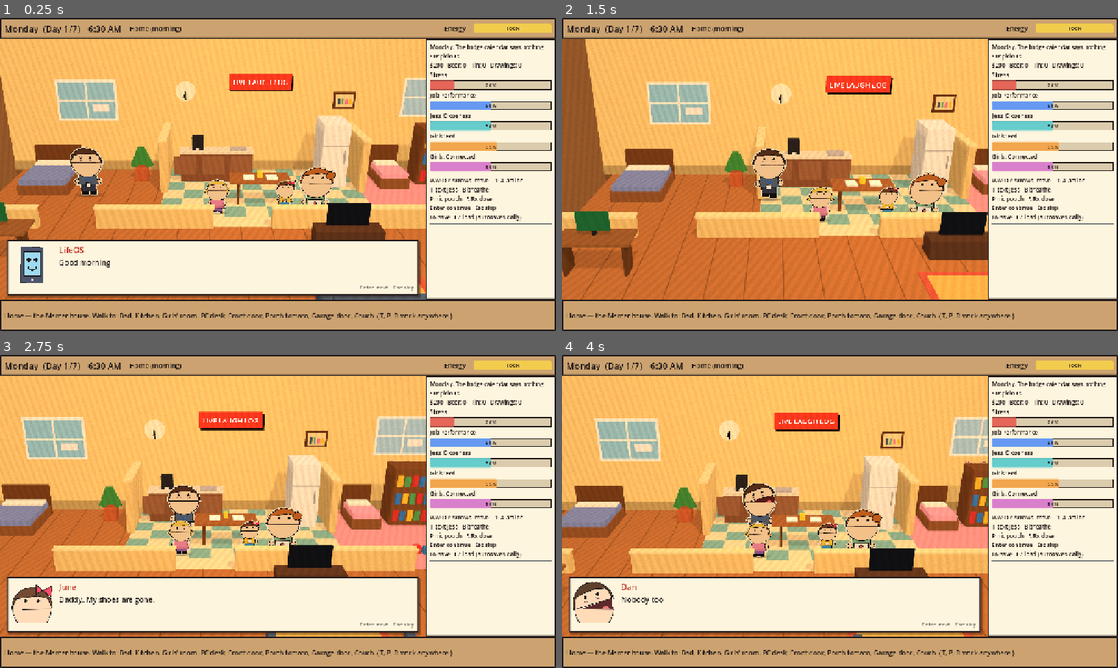
Above: before the commit, frames 1-4 (two rows, left to right).
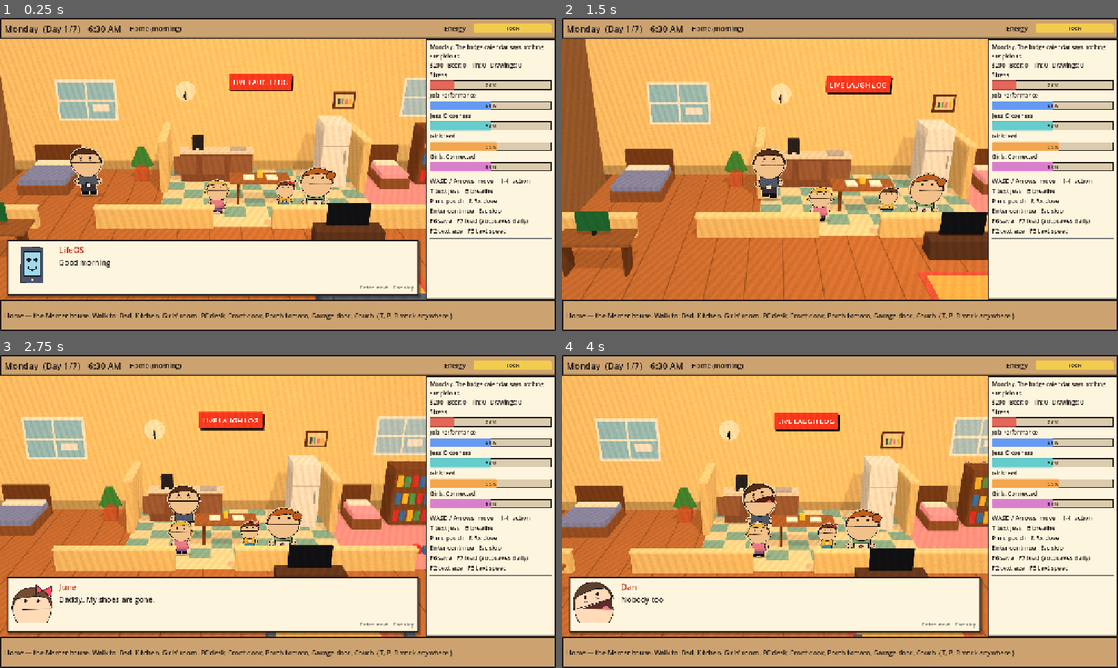
Above: after the commit, the same moments.

Repository: MartyMansion/uptime
Game: Godot game, scene res://scenes/main.tscn
Two runs of this game, one before a commit and one after it. Both use one fixed random seed, a clock stepped at 60 frames per second and the inputs below.
Inputs (mouse positions are in pixels of both pictures, inside the frame that each line leads up to):
- Up to frame 1 (0.25 s): no input
- Up to frame 2 (1.5 s): tap Enter at 0.5 s; move the mouse to (962, 158) at 0.52 s; hold D 0.53-1.25 s; tap M at 0.6 s; click (962, 158) at 0.67 s; tap Space at 0.77, 1.07 s; drag from (728, 190) to (812, 237) at 1.27 s
- Up to frame 3 (2.75 s): move the mouse to (333, 442) at 2.02 s; hold D from 2.03 s (still down); tap Tab at 2.1 s; tap M at 2.3 s
- Up to frame 4 (4 s): release D at 2.75 s; drag from (812, 574) to (673, 464) at 2.77 s; move the mouse to (1006, 558) at 3.52 s; hold A from 3.53 s (still down); tap 3 at 3.6 s; tap Space at 3.77 s; tap M at 3.8 s

The runs differ from the first frame. In frame 1, 1.2% of the frame differs, in the area x 77-100%, y 51-71%; in frame 2, 1.2%; in frame 3, 1.2%; in frame 4, 1.2%.

Commit message:
Roadmap P0.4: text size option (F2: 100/125/150%), 14px floor in shop/cart/FarmStat and the help panel

Diff:
--- a/scripts/main.gd
+++ b/scripts/main.gd
@@ -292,7 +292,7 @@
 		sv.add_child(b)
 		meters[key] = b
 	sv.add_child(HSeparator.new())
-	sv.add_child(_label("WASD / Arrows  move    1-4  action\nT text Jess   B breathe\nP nic pouch   R Rx dose\nEnter continue   Esc skip\nF6 save   F7 load (autosaves daily)", 13))
+	sv.add_child(_label("WASD / Arrows  move    1-4  action\nT text Jess   B breathe\nP nic pouch   R Rx dose\nEnter continue   Esc skip\nF6 save   F7 load (autosaves daily)\nF2 text size   F3 text speed", 14))
 	sv.add_child(HSeparator.new())
 	log_label = _label("", 13, true)
 	log_label.size_flags_vertical = Control.SIZE_EXPAND_FILL
@@ -826,6 +826,7 @@
 	map_root.visible = true
 	if loc: dan.stop_walking()
 	_map_refresh()
+	if text_scale != 1.0: apply_text_scale(map_root)
 
 func close_map() -> void:
 	map_root.visible = false
@@ -1185,6 +1186,9 @@
 		KEY_P: perform("pouch")
 		KEY_R: perform("rx_dose")
 		KEY_B: perform("breathe")
+		KEY_F2:
+			set_text_scale([1.0, 1.25, 1.5][([1.0, 1.25, 1.5].find(text_scale) + 1) % 3])
+			show_lifeos("LifeOS: Text size %d%%. Squinting is optional now." % int(text_scale * 100))
 		KEY_F6:
 			show_lifeos("LifeOS: Saved (the morning of %s; F7 rewinds to it). Your progress is safe. Your inbox is not." % GameState.day_name() if GameState.save_game() else "LifeOS: Save failed. Classic.")
 		KEY_F7:
@@ -1738,6 +1742,7 @@
 ## Opens an app on the desktop (also the API the bots and tests use).
 func desk_app(id: String) -> void:
 	_desk_build(id)
+	if text_scale != 1.0: apply_text_scale(desktop)
 	if desktop_open() and desk_window.visible: _desk_focus()
 
 func _desk_build(id: String) -> void:
@@ -1773,8 +1778,8 @@
 				row.add_child(l)
 				var b := Button.new(); b.text = "Add to cart"; b.pressed.connect(cart_add.bind(iid))
 				row.add_child(b)
-			_dl("Cart: %d item%s ($%d) · You have $%d · Delivery: tomorrow morning" % [cart.size(), "" if cart.size() == 1 else "s", cart_total(), GameState.money], 13)
-			if desk_msg != "": _dl(desk_msg, 13, Color(0.6, 0.2, 0.1))
+			_dl("Cart: %d item%s ($%d) · You have $%d · Delivery: tomorrow morning" % [cart.size(), "" if cart.size() == 1 else "s", cart_total(), GameState.money], 14)
+			if desk_msg != "": _dl(desk_msg, 14, Color(0.6, 0.2, 0.1))
 		"cart":
 			if cart.is_empty(): _dl("Your cart is empty. Like the rack.")
 			for i in cart.size():
@@ -1791,7 +1796,7 @@
 			_dl("Total: $%d   ·   Balance: $%d" % [cart_total(), GameState.money], 15)
 			var co := Button.new(); co.text = "Checkout (next-day delivery)"; co.pressed.connect(func(): cart_checkout())
 			desk_body.add_child(co)
-			if desk_msg != "": _dl(desk_msg, 13, Color(0.6, 0.2, 0.1))
+			if desk_msg != "": _dl(desk_msg, 14, Color(0.6, 0.2, 0.1))
 		"farm":
 			var r := Button.new(); r.text = "Refresh"; r.pressed.connect(desk_app.bind("farm"))
 			desk_body.add_child(r)
@@ -1802,7 +1807,7 @@
 			bars = ""
 			for k in 10: bars += "█" if k < GameState.farm_noise() else "░"
 			_dl("Noise " + bars, 14, Color(0.3, 0.3, 0.6))
-			_dl("Tip: a rack, a switch and the electrician's circuit let more servers run. A UPS keeps blips from becoming outages. Fans fight heat; foam fights Jess's eyebrows.", 13, Color(0.35, 0.3, 0.25))
+			_dl("Tip: a rack, a switch and the electrician's circuit let more servers run. A UPS keeps blips from becoming outages. Fans fight heat; foam fights Jess's eyebrows.", 14, Color(0.35, 0.3, 0.25))
 
 func _desk_focus() -> void:
 	for b in desk_body.find_children("*", "Button", true, false):
@@ -1932,3 +1937,24 @@
 	if n == null: n = world_slot
 	if n is Container: (n as Container).notification(Container.NOTIFICATION_SORT_CHILDREN)
 	for c in n.get_children(): relayout(c)
+
+
+# ------------------------------------------------------------------ accessibility: text size
+var text_scale := 1.0
+
+func set_text_scale(sc: float) -> void:
+	text_scale = sc
+	apply_text_scale()
+
+## Scales every UI font from its base size (remembered on first visit). Re-run when UI is rebuilt.
+func apply_text_scale(n: Node = null) -> void:
+	if n == null:
+		n = ui
+		if n == null: return
+	if n is Label or n is Button or n is LineEdit or n is RichTextLabel:
+		var c := n as Control
+		if not c.has_meta("base_fs"): c.set_meta("base_fs", c.get_theme_font_size("font_size"))
+		var fs := int(round(int(c.get_meta("base_fs")) * text_scale))
+		if n is RichTextLabel: c.add_theme_font_size_override("normal_font_size", fs)
+		else: c.add_theme_font_size_override("font_size", fs)
+	for ch in n.get_children(): apply_text_scale(ch)
--- a/tests/run_tests.gd
+++ b/tests/run_tests.gd
@@ -849,6 +849,11 @@
 	gs.new_game(8); gs.phase = "work"; c0 = gs.closeness
 	gs.do_action("call_doctor")
 	check(gs.closeness > c0, "calling Dr. Patel (and telling Jess) moves closeness")
+	# text size option (a11y)
+	main.set_text_scale(1.5)
+	check(main.hud_clock.get_theme_font_size("font_size") == 30, "text size 150% scales HUD fonts")
+	main.set_text_scale(1.0)
+	check(main.hud_clock.get_theme_font_size("font_size") == 20, "text size back to 100%")
 	# every action result is a real line, not just the menu label (comedy writer pass)
 	gs.new_game(3); gs.phase = "home_pm"; gs.minutes = 1000; gs.energy = 100
 	var r1: String = gs.do_action("play_girls")
